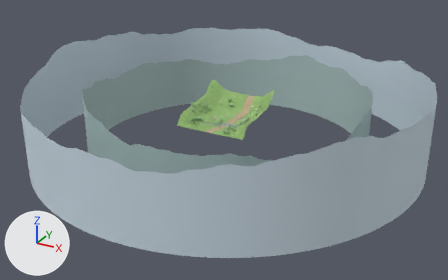
A saved change to the glTF model public/assets/meadow.glb.
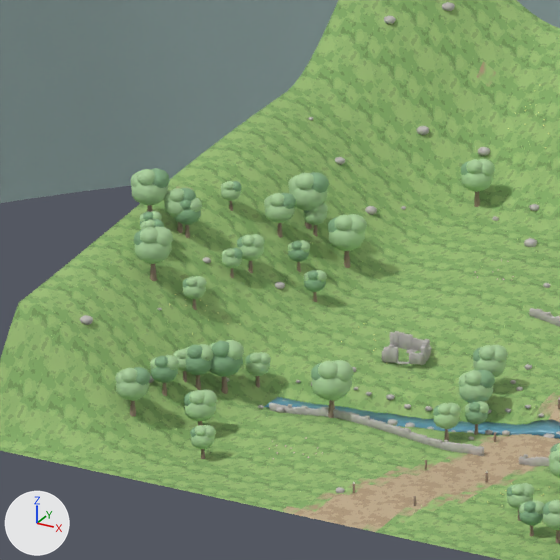
Each version appears first whole from a 50 mm camera at (347.0, -576.0, 291.0) aimed at (4.0, 49.0, -21.0), and next in a close-up on the part from 40% to 51% of the width and 31% to 48% of the height. The lights are fixed; the arrows at lower left show +X, +Y and +Z. The last two pictures show the newer version. Vertices at exactly the same position are counted once.

Names of what the first close-up shows: 'FLOOR_MEADOW', 'MEADOW'.
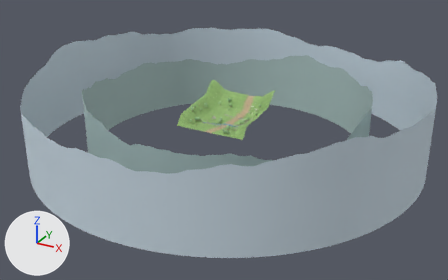
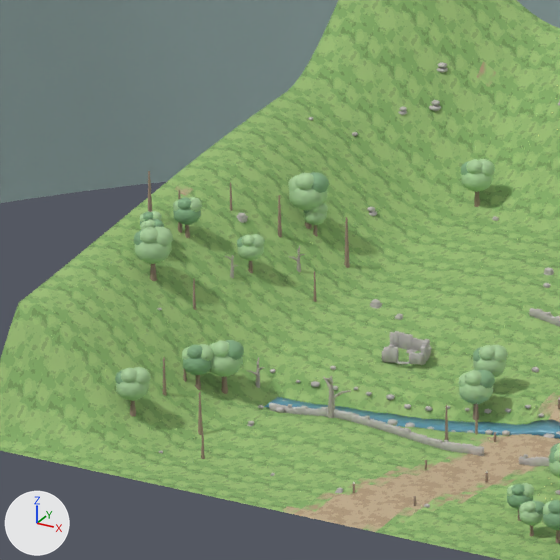
Boxes (x1, y1, x2, y2) around the edits, measured in the close-ups (560 x 560 px; the box of a moved part takes in the faces that stretch with it):
```json
{"part": 1, "of": "me_stone0", "change": "added", "after": [437, 67, 448, 73]}
{"part": 2, "of": "me_stone0", "change": "added", "after": [438, 62, 447, 68]}
{"part": 3, "of": "me_stone0", "change": "moved or reshaped", "before": [524, 238, 537, 247], "on screen": "not visible afterwards"}
{"part": 4, "of": "me_stone0", "change": "deleted", "before": [80, 2, 550, 507]}
{"part": 5, "of": "me_stone0", "change": "moved or reshaped", "before": [116, 113, 560, 519], "after": [115, 85, 560, 522]}
{"part": 6, "of": "me_stone0", "change": "recoloured", "before": [230, 272, 335, 418], "after": [230, 267, 335, 418]}
{"part": 7, "of": "me_stone0", "change": "recoloured", "before": [115, 340, 560, 530], "after": [115, 340, 560, 530]}
{"part": 8, "of": "me_stone0", "change": "recoloured", "before": [141, 246, 557, 526], "after": [141, 341, 551, 526]}
```

The change, as JSON lines over the scene's bpy script:
```json
{"op": "add", "block": "mat_bark_dead", "code": ["mat_bark_dead = principled_material('bark_dead')", "mat_bark_dead.base_color = (0.44, 0.41, 0.36)  # grey #b1aca2", "mat_bark_dead.roughness = 0.95"]}
{"block": "me_stone0", "where": "# used by ob_meadow; location = (0.0, 0.0, 0.0)"}
{"op": "remove", "block": "me_stone0", "code": "me_stone0.from_pydata(...)  # 50824 vertices, 84848 faces; spans x -245.0..245.0, y -180.0..310.0, z -40.0..70.0"}
{"op": "add", "block": "me_stone0", "code": "me_stone0.from_pydata(...)  # 45648 vertices, 74518 faces; spans x -245.0..245.0, y -180.0..310.0, z -40.0..70.0"}
{"block": "me_stone0", "change": "me_stone0 part 1: the loose piece of 38 vertices spanning x 28.0..29.0, y 76.0..78.0, z 8.0..10.0 is copied, and the copy is scaled about its middle by (1.04, -0.0556, 0.223), then moved by (-62.0, 20.0, 10.0), in mat_rock (light grey #bfbcb8); it spans x -34.0..-33.0, y 97.0..98.0, z 19.0"}
{"block": "me_stone0", "change": "me_stone0 part 2: the loose piece of 38 vertices spanning x 28.0..29.0, y 76.0..78.0, z 8.0..10.0 is copied, and the copy is scaled about its middle by (0.849, -0.0454, 0.223), then moved by (-61.0, 20.0, 11.0), in mat_rock (light grey #bfbcb8); it spans x -34.0..-33.0, y 97.0..98.0, z 19.0..20.0"}
{"block": "me_stone0", "change": "me_stone0 part 3: the loose piece of 47 vertices spanning x -15.0..-13.0, y 82.0..83.0, z 6.0..7.0 is moved by (6.0, 0.0, 0.0)"}
{"block": "me_stone0", "change": "me_stone0 part 4: 383 loose pieces with 7782 vertices, spanning x -43.0..41.0, y 26.0..104.0, z -1.0..31.0, are deleted"}
{"block": "me_stone0", "change": "me_stone0 part 5: 2176 vertices moved within x -43.0..39.0, y 22.0..99.0, z 0.0..20.0; 5384 vertices removed from x -45.0..36.0, y 24.0..99.0, z -1.0..20.0; 7192 vertices added at x -43.0..40.0, y 22.0..105.0, z -1.0..24.0"}
{"block": "me_stone0", "change": "me_stone0 part 6: 24 faces spanning x -34.0..-14.0, y 40.0..53.0, z 1.0..10.0 switch from mat_bark (brown #9e8979) to mat_bark_dead (grey #b1aca2)"}
{"block": "me_stone0", "change": "me_stone0 part 7: 866 faces spanning x -42.0..39.0, y 22.0..96.0, z 2.0..17.0 switch from mat_leaf (green #add19e) to mat_leaf_lo (greyish green #86b186)"}
{"block": "me_stone0", "change": "me_stone0 part 8: 986 faces spanning x -42.0..39.0, y 23.0..96.0, z 1.0..17.0 switch from mat_leaf_lo (greyish green #86b186) to mat_leaf (green #add19e)"}
{"block": "me_stone0", "change": "other edits to the shape of me_stone0 do not show in these pictures"}
```
